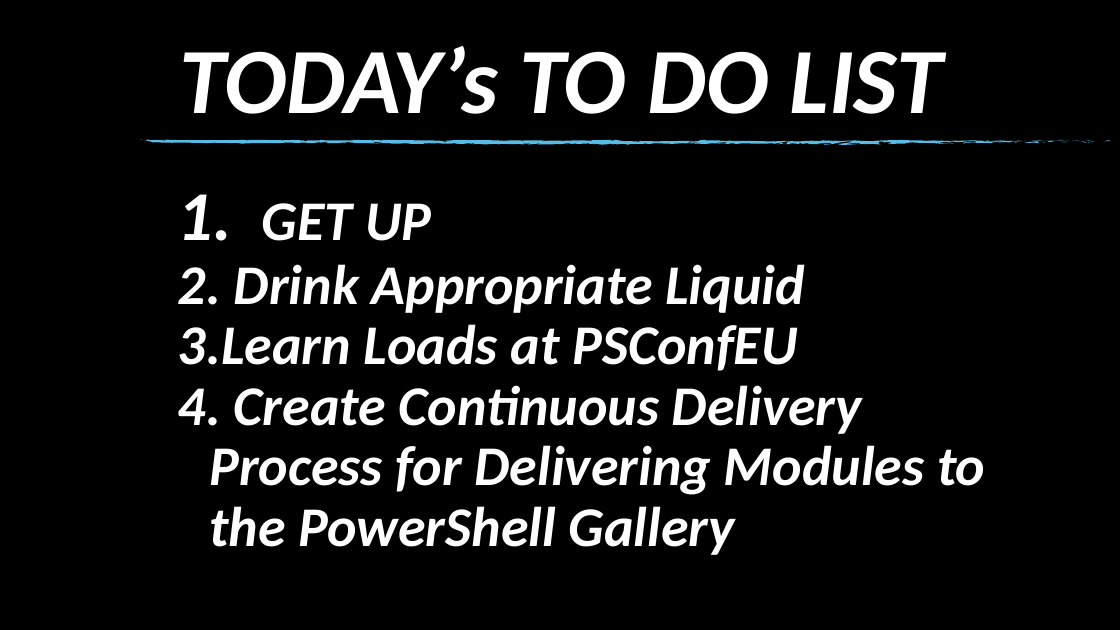
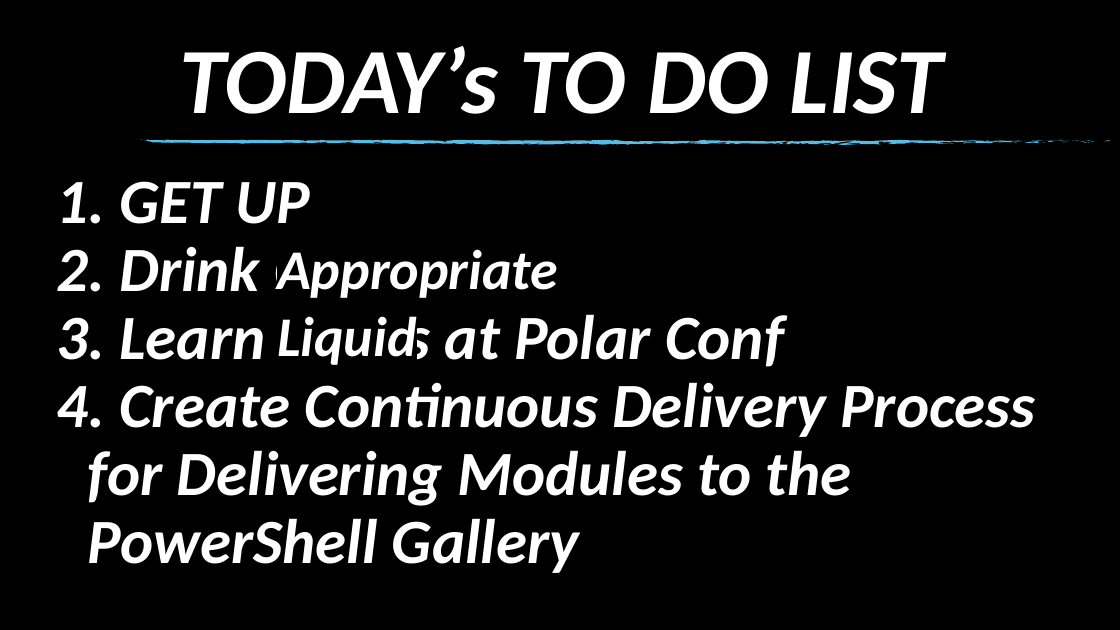
Before and after one commit to SQLDBAWithABeard/Presentations, a slide deck: slide 3 of 2018/PSConfEU2018 - Continuous Delivery To The PowerShell Gallery/Continuous Delivery For Modules To PowerShell Gallery.pptx. Drawn at 1120x630 pixels with LibreOffice and Linux fonts; fonts in the diff are those of the drawing; background and template pictures are left out. Boxes give left, top, right and bottom in pixels: in the first picture for what was removed or moved away, otherwise in the second. Text is boxed around its words. In the diff, an @@ line names an element or a change of style, - is before the commit and + after.

Commit message:
psconfeu

```diff
--- a/2018/PSConfEU2018 - Continuous Delivery To The PowerShell Gallery/Continuous Delivery For Modules To PowerShell Gallery.pptx
+++ b/2018/PSConfEU2018 - Continuous Delivery To The PowerShell Gallery/Continuous Delivery For Modules To PowerShell Gallery.pptx
@@ text "GET UP": place and size @@
-text "GET UP" at [178, 203, 985, 555]
+text "GET UP" at [88, 181, 1035, 573]
@@ text at [88, 181, 1035, 573]: size 48 to 54 pt in "GET UP", "Create Continuous Delivery Process for Delivering Modules ..." @@
@@ text at [119, 246, 784, 367]: text changed; size 48 to 54 pt @@
-2. Drink Appropriate Liquid
-3. Learn Loads at PSConfEU
+2. Drink Coffee
+3. Learn Loads at Polar Conf
@@ text added at [277, 249, 558, 365], 48 pt, text #FFFFFF, bold, italic @@
+Appropriate Liquid
```
Also in this commit, not shown: 11 other slides changed, 15 slides added.
